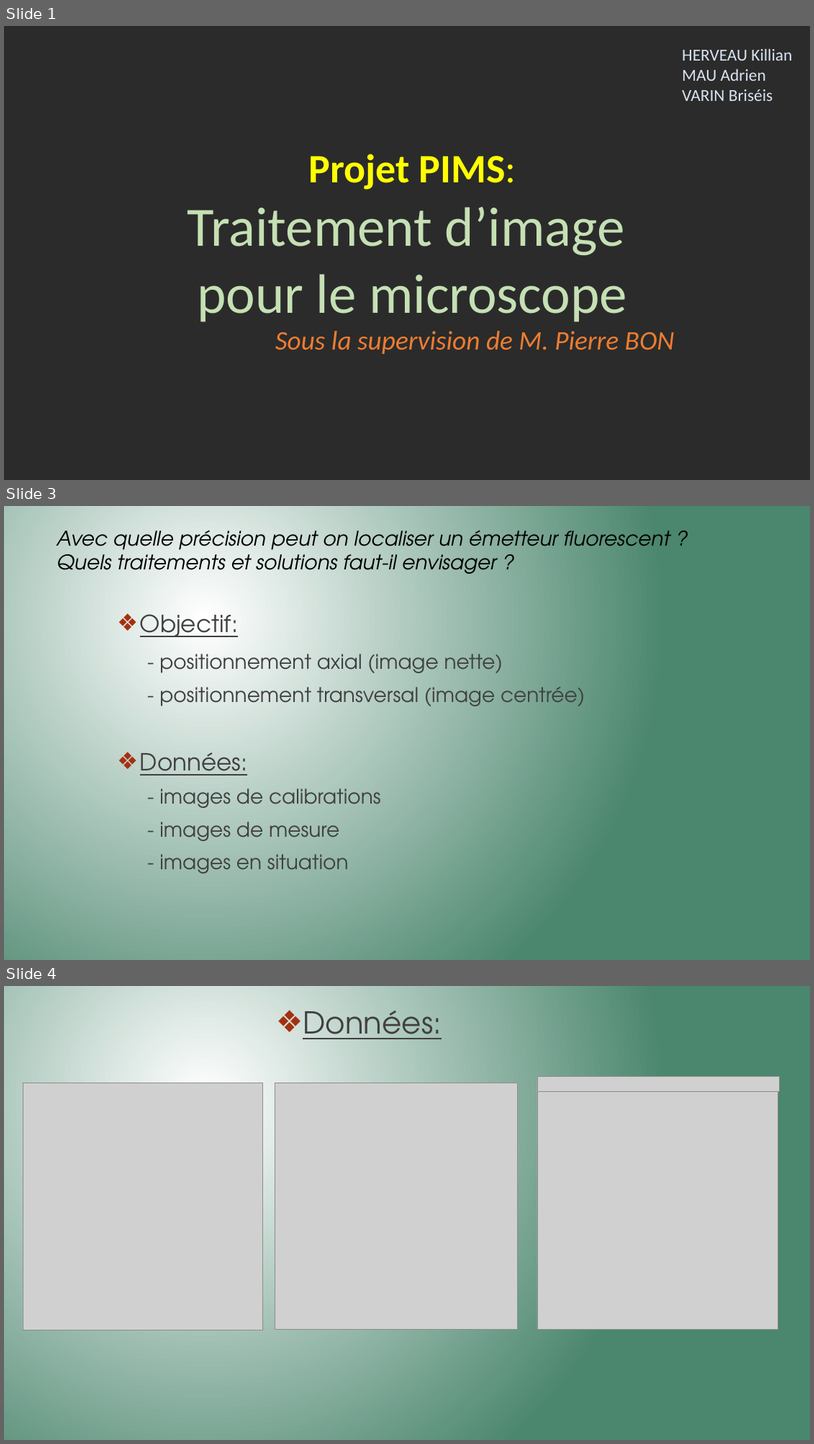
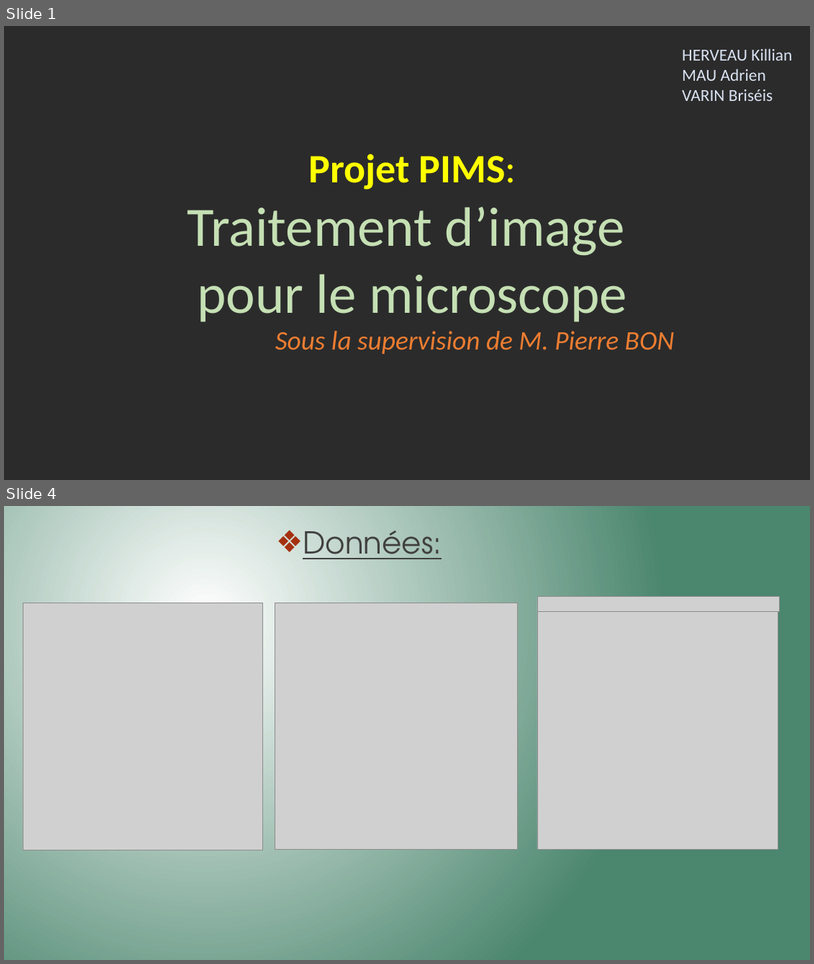
Before and after one commit to Killian-Herveau/PIMS, a slide deck: Pres_Avril/PresentationPIMSAvril.pptx. Shown one above the other, each under a label of ours: slides 1, 3 and 4 before the commit, slides 1 and 4 after it; the slides between them are not shown. The pictures are 814x1444 and 814x964 pixels, drawn with LibreOffice and Linux fonts; fonts in the diff are those of the drawing; grey boxes stand for pictures; background and template pictures are left out; a plain dark background stands for a picture behind light text. Boxes give left, top, right and bottom in pixels: in the first picture for what was removed or moved away, otherwise in the second. Text is boxed around its words. In the diff, an @@ line names an element or a change of style, - is before the commit and + after.

```diff
--- a/Pres_Avril/PresentationPIMSAvril.pptx
+++ b/Pres_Avril/PresentationPIMSAvril.pptx
@@ slide 3 removed at [4, 506, 810, 960], background gradient #FFFFFF to #4B866E @@
@@ text removed at [57, 530, 670, 574] @@
-Avec quelle précision peut on localiser un émetteur fluorescent ?
-Quels traitements et solutions faut-il envisager ?
@@ text removed at [140, 614, 585, 873] @@
-❖ Objectif:
-- positionnement axial (image nette)
-- positionnement transversal (image centrée)
-❖ Données:
-  - images de calibrations
-  - images de mesure
-  - images en situation
```
Also in this commit, not shown: 7 slides added, 1 other slide removed, 1 other file.
